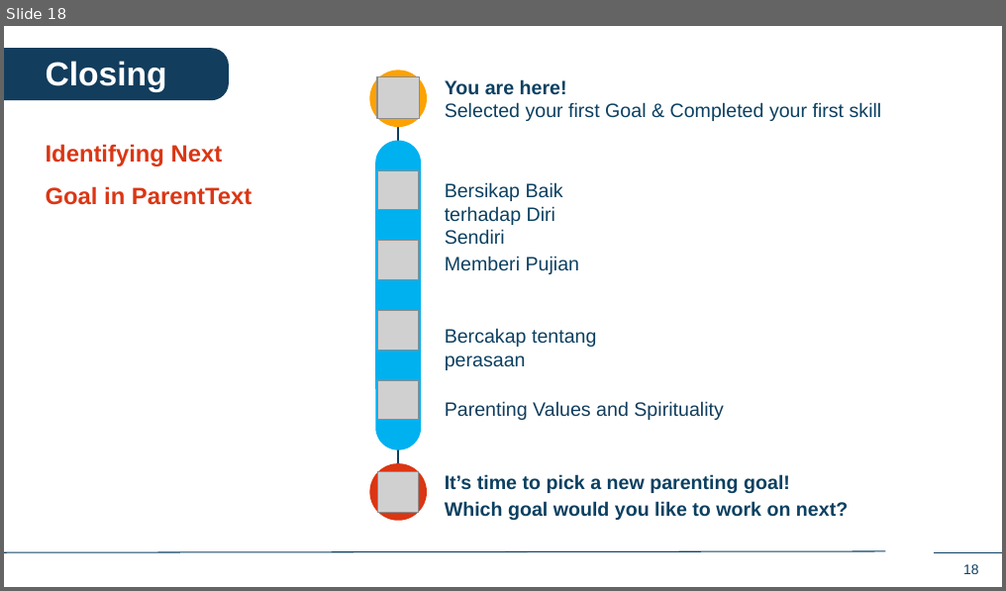
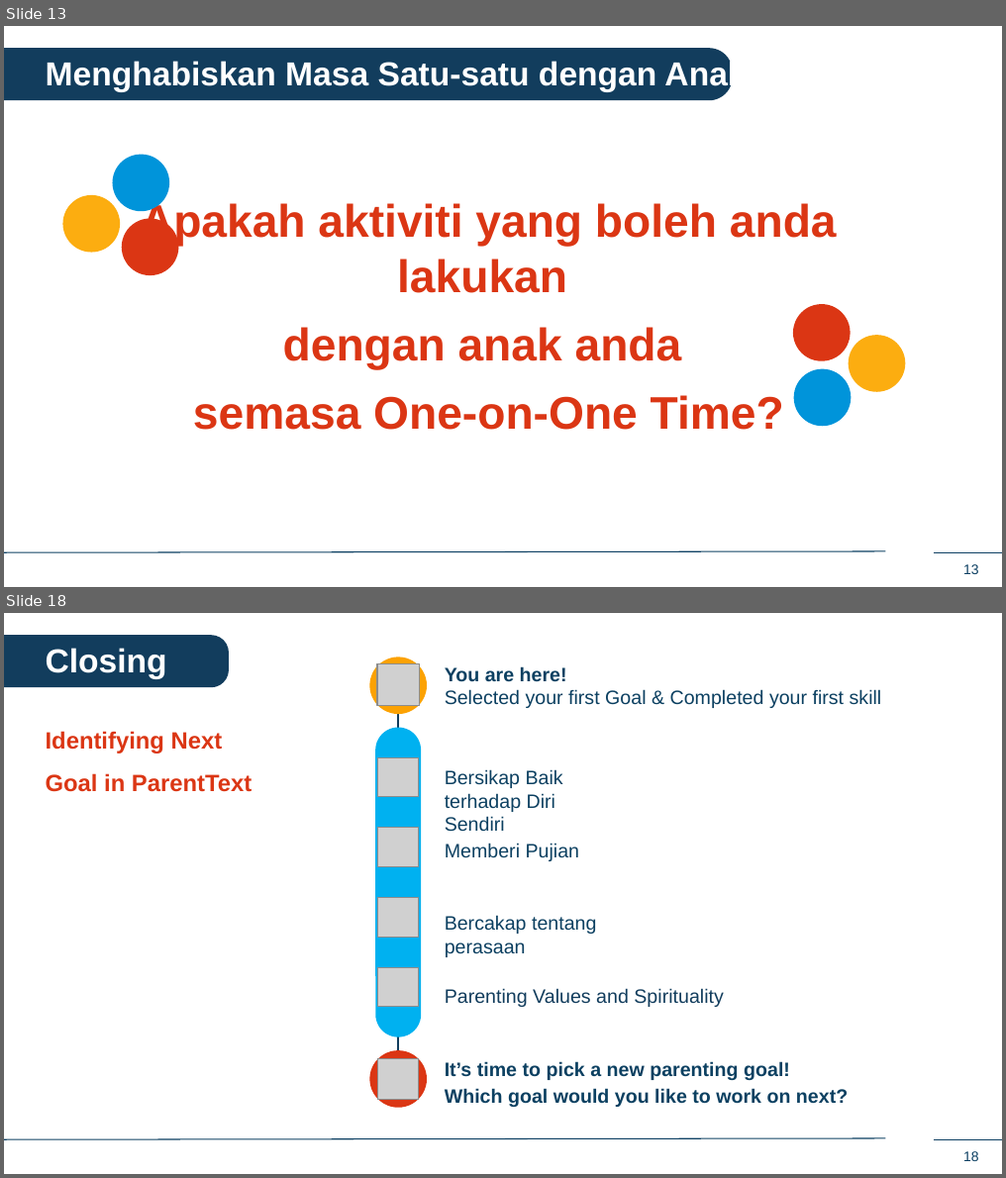
Before and after one commit to IDEMSInternational/plh-digital-content, a slide deck: translations/facilitator_app_malaysia/ms/ms_in_person_sessions.pptx. Shown one above the other, each under a label of ours: slide 18 before the commit, slides 13 and 18 after it; the slides between them are not shown. The pictures are 1006x591 and 1006x1178 pixels, drawn with LibreOffice and Linux fonts; fonts in the diff are those of the drawing; grey boxes stand for pictures; background and template pictures are left out. Boxes give left, top, right and bottom in pixels: in the first picture for what was removed or moved away, otherwise in the second. Text is boxed around its words. In the diff, an @@ line names an element or a change of style, - is before the commit and + after.

```diff
--- a/translations/facilitator_app_malaysia/ms/ms_in_person_sessions.pptx
+++ b/translations/facilitator_app_malaysia/ms/ms_in_person_sessions.pptx
@@ slide 13 added at (4,26,1002,587), background #FFFFFF; not listed: 3 template elements that a slide beside it also shows @@
@@ round same rect added at (5,48,733,100), fill #123D5D @@
@@ text added at (46,59,746,92), 24 pt, text #FFFFFF, bold @@
+Menghabiskan Masa Satu-satu dengan Anak Saya
@@ ellipse added at (109,151,173,215), fill #0094DA @@
@@ ellipse added at (59,192,124,257), fill #FCAD10 @@
@@ text added at (141,201,837,430), 33 pt, text #DB3614, bold @@
+Apakah aktiviti yang boleh anda lakukan
+dengan anak anda
+semasa One-on-One Time?
@@ ellipse added at (118,215,182,279), fill #DB3614 @@
@@ ellipse added at (793,304,850,362), fill #DB3614 @@
@@ ellipse added at (847,335,906,392), fill #FCAD10 @@
@@ ellipse added at (793,369,850,427), fill #0094DA @@
```
Also in this commit, not shown: 5 slides changed, 11 other slides added, 12 slides removed.
